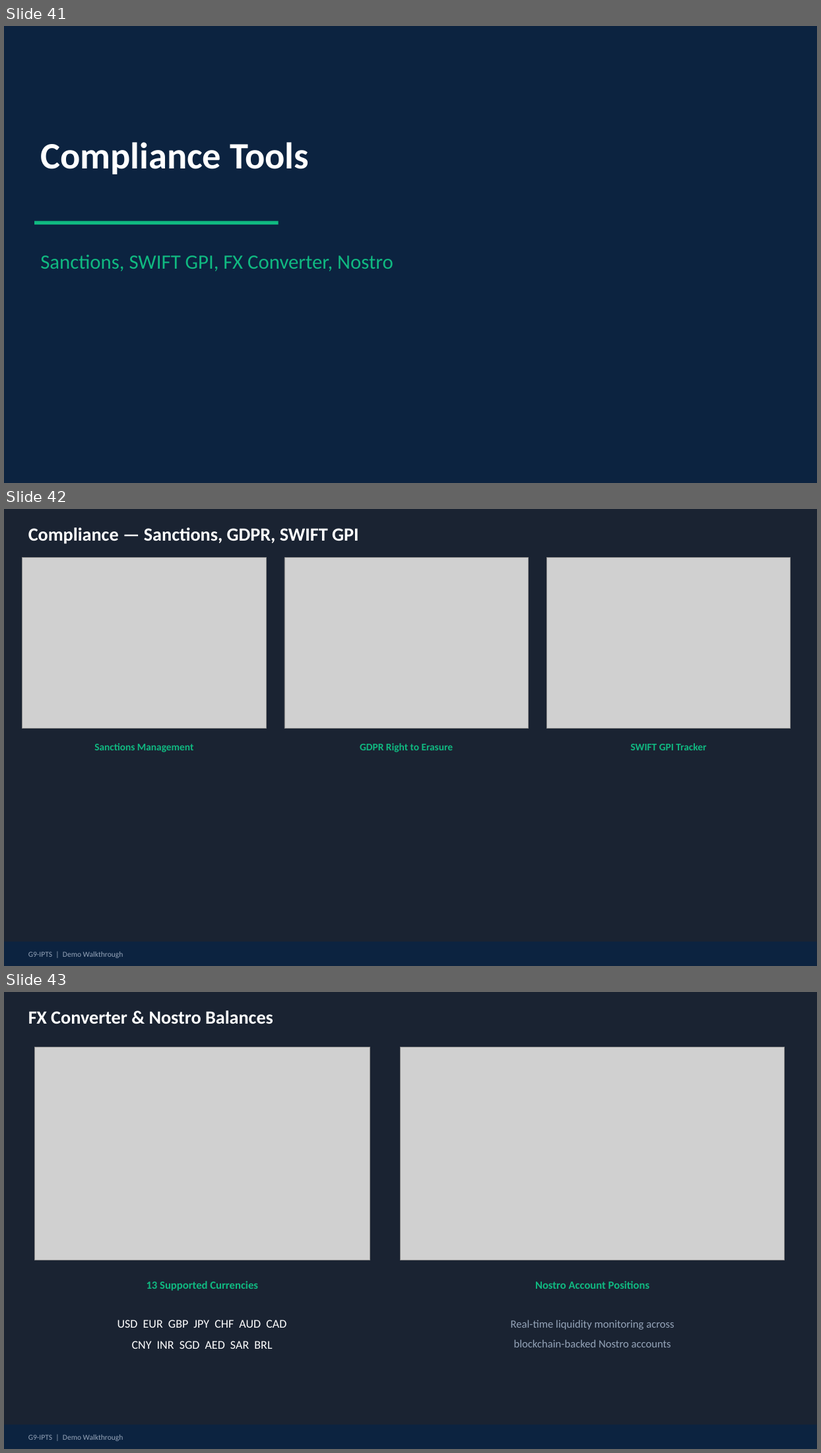
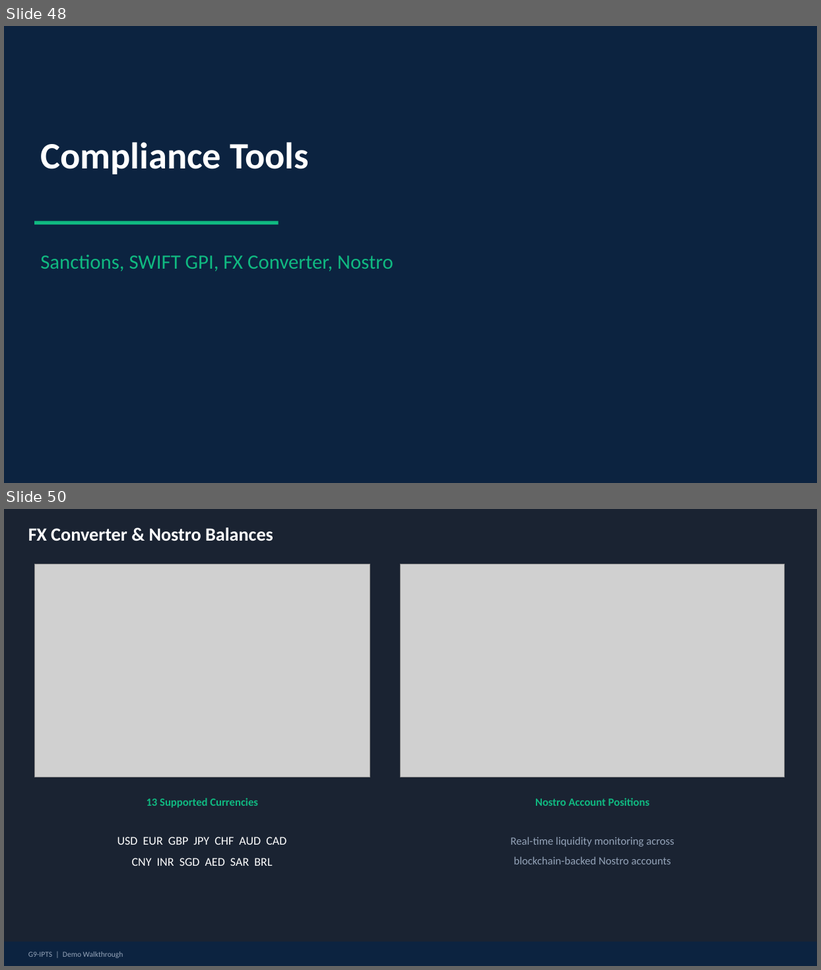
Before and after one commit to mohammedidriss/G9-IPTS, a slide deck: docs/G9-IPTS_Demo_Walkthrough.pptx. Shown one above the other, each under a label of ours: slides 41, 42 and 43 before the commit, slides 48 and 50 after it; the slides between them are not shown. The pictures are 821x1453 and 821x970 pixels, drawn with LibreOffice and Linux fonts; fonts in the diff are those of the drawing; grey boxes stand for pictures. Boxes give left, top, right and bottom in pixels: in the first picture for what was removed or moved away, otherwise in the second. Text is boxed around its words. In the diff, an @@ line names an element or a change of style, - is before the commit and + after.

```diff
--- a/docs/G9-IPTS_Demo_Walkthrough.pptx
+++ b/docs/G9-IPTS_Demo_Walkthrough.pptx
@@ slide 42 removed at [4,509,817,966], background #1A2332; not listed: 2 template elements that a slide beside it also shows @@
@@ text removed at [28,527,358,544] @@
-Compliance — Sanctions, GDPR, SWIFT GPI
@@ picture removed at [22,558,266,729] @@
@@ picture removed at [284,558,529,729] @@
@@ picture removed at [547,558,791,729] @@
@@ text removed at [94,743,193,753] @@
-Sanctions Management
@@ text removed at [360,743,453,753] @@
-GDPR Right to Erasure
@@ text removed at [631,743,706,751] @@
-SWIFT GPI Tracker
@@ what was slide 41 is now slide 48 @@
@@ what was slide 43 is now slide 50 @@
```
Also in this commit, not shown: 6 slides changed, 10 slides added, 1 other slide removed, 37 other files.
